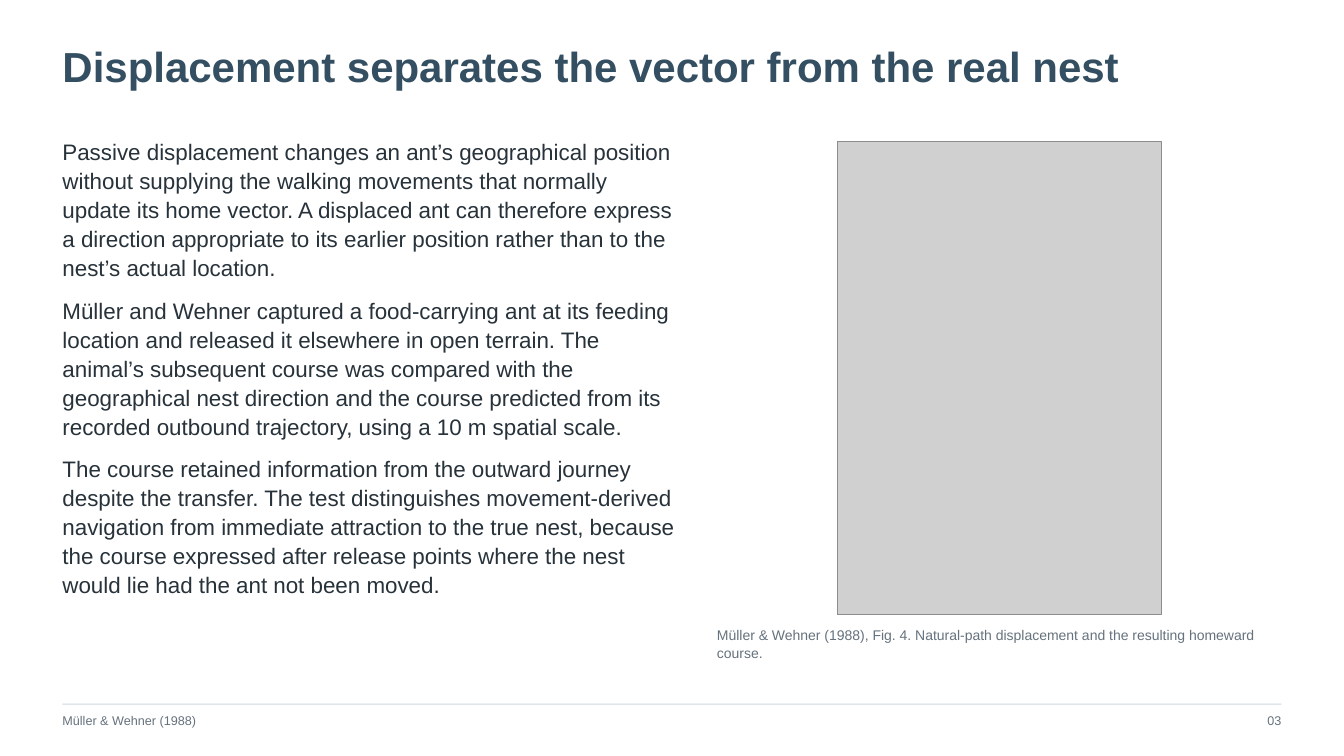
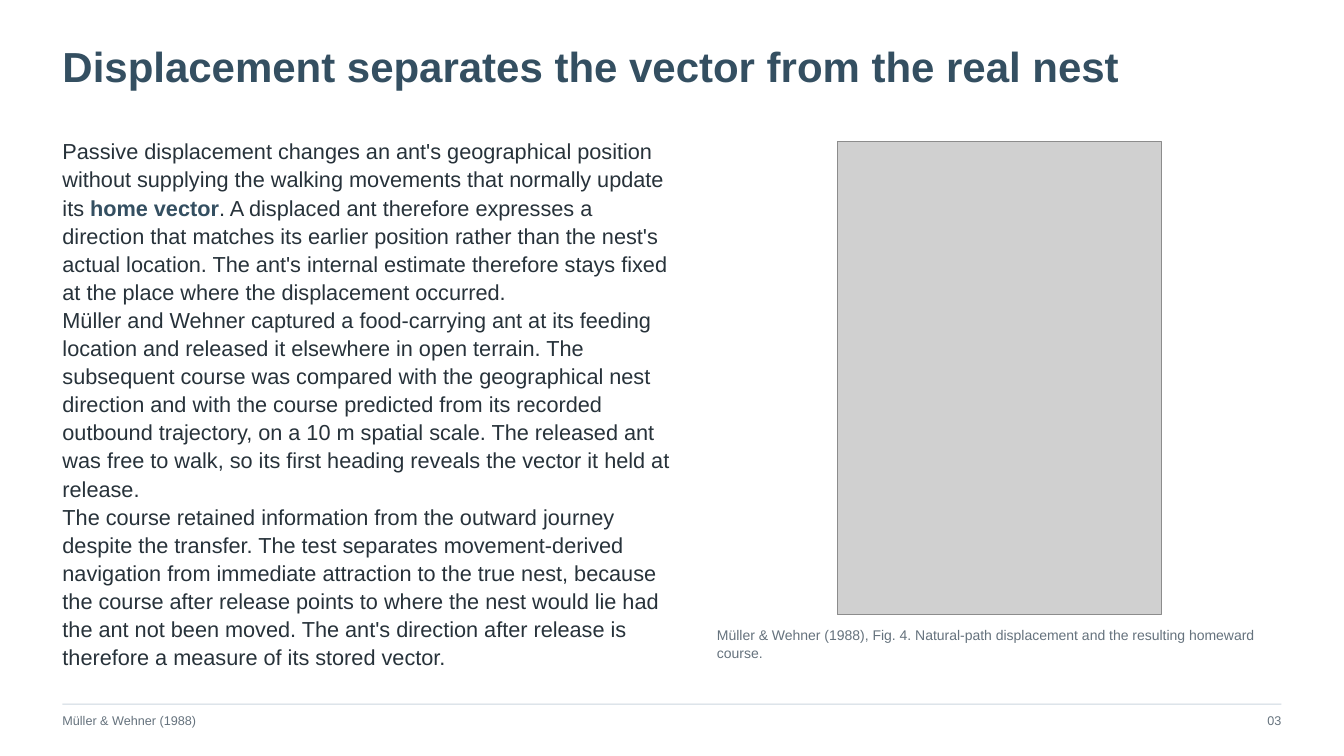
Before and after one commit to jordanxxlopez/NEUROETHOLOGY, a slide deck: slide 4 of scaffolded/Neuroethology_Lecture28_FA2026_SCAFFOLDED.pptx. Drawn at 1344x756 pixels with LibreOffice and Linux fonts; fonts in the diff are those of the drawing; grey boxes stand for pictures. Boxes give left, top, right and bottom in pixels: in the first picture for what was removed or moved away, otherwise in the second. Text is boxed around its words. In the diff, an @@ line names an element or a change of style, - is before the commit and + after.

```diff
--- a/scaffolded/Neuroethology_Lecture28_FA2026_SCAFFOLDED.pptx
+++ b/scaffolded/Neuroethology_Lecture28_FA2026_SCAFFOLDED.pptx
@@ text at (x1=62, y1=143, x2=669, y2=666): text changed; size 16 to 15.5 pt @@
-Passive displacement changes an ant’s geographical position without supplying the walking movements that normally update its home vector. A displaced ant can therefore express a direction appropriate to its earlier position rather than to the nest’s actual location.
-Müller and Wehner captured a food-carrying ant at its feeding location and released it elsewhere in open terrain. The animal’s subsequent course was compared with the geographical nest direction and the course predicted from its recorded outbound trajectory, using a 10 m spatial scale.
-The course retained information from the outward journey despite the transfer. The test distinguishes movement-derived navigation from immediate attraction to the true nest, because the course expressed after release points where the nest would lie had the ant not been moved.
+Passive displacement changes an ant's geographical position without supplying the walking movements that normally update its home vector. A displaced ant therefore expresses a direction that matches its earlier position rather than the nest's actual location. The ant's internal estimate therefore stays fixed at the place where the displacement occurred.
+Müller and Wehner captured a food-carrying ant at its feeding location and released it elsewhere in open terrain. The subsequent course was compared with the geographical nest direction and with the course predicted from its recorded outbound trajectory, on a 10 m spatial scale. The released ant was free to walk, so its first heading reveals the vector it held at release.
+The course retained information from the outward journey despite the transfer. The test separates movement-derived navigation from immediate attraction to the true nest, because the course after release points to where the nest would lie had the ant not been moved. The ant's direction after release is therefore a measure of its stored vector.
```
Also in this commit, not shown: 16 other slides changed, 21 other files.
